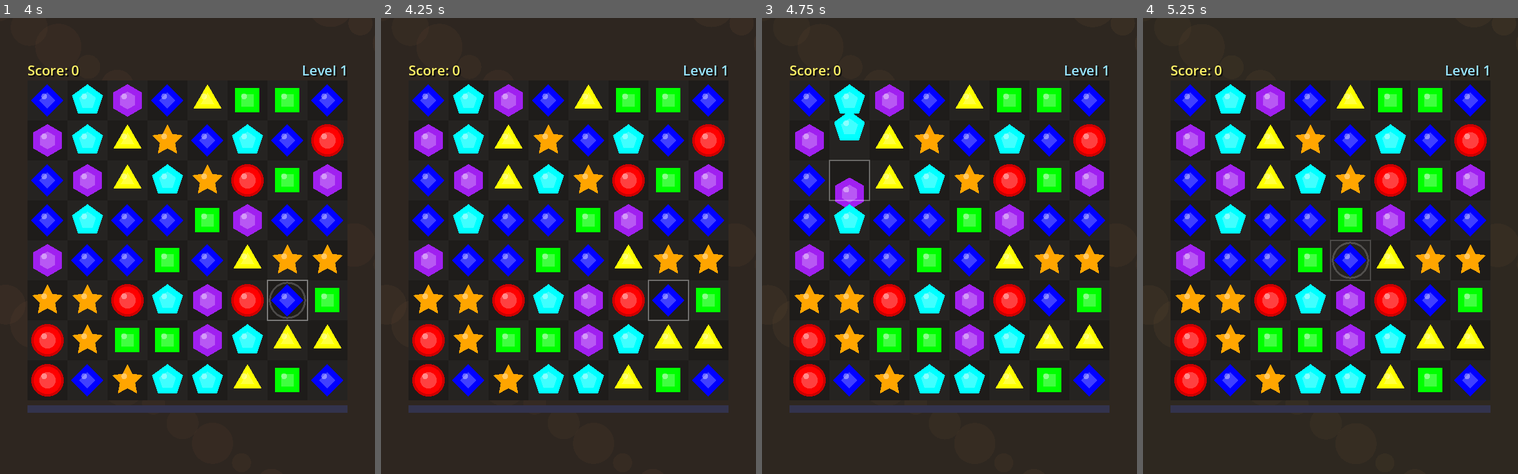
Above: before the commit, frames 1-4 (left to right).
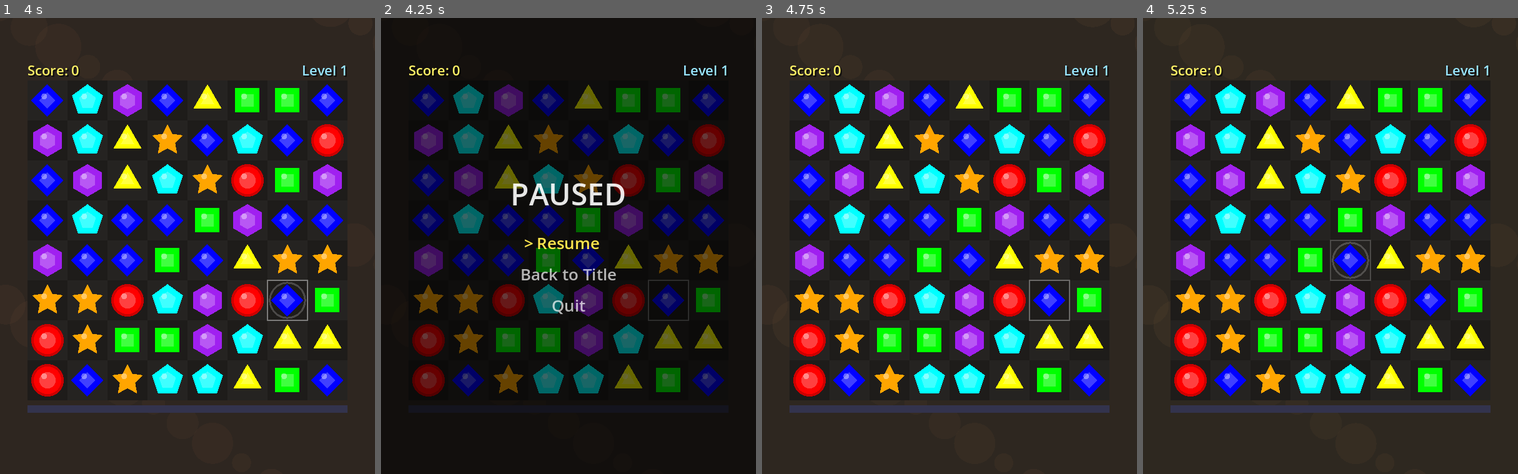
Above: after the commit, the same moments.

Repository: dylanmtaylor/gemmatch
Game: Godot game, scene res://scenes/title.tscn
The game is run twice, just before and just after one commit, with the same random seed, the same clock (stepped at 60 frames per second) and the same inputs.
Inputs (mouse positions are in pixels of both pictures, inside the frame that each line leads up to):
- Up to frame 1 (4 s): tap Enter at 0.5, 0.6, 2.1, 3.6 s; move the mouse to (270, 223) at 0.52 s; hold Right 0.53-1.25 s; click (270, 223) at 0.67 s; tap Space at 0.77, 0.8, 1.07, 2.3, 2.75, 3.77, 3.8 s; drag from (112, 268) to (168, 337) at 1.27 s; move the mouse to (225, 145) at 2.02 s; hold Right 2.03-2.75 s; click (225, 145) at 2.17 s; drag from (168, 337) to (75, 177) at 2.77 s; move the mouse to (300, 314) at 3.52 s; hold Left from 3.53 s (still down); click (300, 314) at 3.67 s
- Up to frame 2 (4.25 s): keep holding Left; tap Space at 4.07 s; tap Escape at 4.15 s
- Up to frame 3 (4.75 s): release Left at 4.25 s; drag from (837, 177) to (893, 132) at 4.27 s
- Up to frame 4 (5.25 s): move the mouse to (1349, 246) at 5.02 s; hold Down from 5.03 s (still down); tap Enter at 5.1 s; click (1349, 246) at 5.17 s

Frame 1 is identical in both runs. In frame 2, 62% of the frame differs, in the area x 0-100%, y 0-100%; in frame 3, 1.3%; in frame 4, less than 0.1%.

Commit message:
Add pause menu

Diff:
--- a/scripts/board.gd
+++ b/scripts/board.gd
@@ -66,6 +66,9 @@
 var demo_timer := 0.0
 var demo_target := Vector2i(-1, -1)
 const DEMO_MOVE_DELAY := 0.25
+var paused := false
+var pause_hover := 0
+const PAUSE_ITEMS: Array[String] = ["Resume", "Back to Title", "Quit"]
 
 @onready var score_label: Label = $"../ScoreLabel"
 @onready var level_label: Label = $"../LevelLabel"
@@ -109,6 +112,9 @@
 # --- Process ---
 func _process(delta: float) -> void:
 	select_pulse += delta * 5.0
+	if paused:
+		queue_redraw()
+		return
 	shake_amount = move_toward(shake_amount, 0.0, delta * 40.0)
 	bg_hue_shift += delta * 0.02
 
@@ -371,12 +377,43 @@
 		var da: float = 0.15 + sin(select_pulse * 0.5) * 0.12
 		draw_string(font, Vector2(GRID_OFFSET.x, GRID_OFFSET.y + GRID_SIZE * CELL_SIZE * 0.5 + 20), "DEMO", HORIZONTAL_ALIGNMENT_CENTER, CELL_SIZE * GRID_SIZE, 64, Color(1, 1, 1, da))
 
+	# Pause overlay
+	if paused:
+		draw_rect(Rect2(Vector2.ZERO, Vector2(600, 730)), Color(0, 0, 0, 0.6))
+		draw_string(font, Vector2(0, 300), "PAUSED", HORIZONTAL_ALIGNMENT_CENTER, 600, 48, Color(1, 1, 1, 0.9))
+		for i in PAUSE_ITEMS.size():
+			var py: float = 370.0 + i * 50.0
+			var c := Color(1, 1, 1, 0.7)
+			if pause_hover == i:
+				c = Color(1, 0.9, 0.3, 1.0)
+				var arrow_x: float = 300.0 - font.get_string_size(PAUSE_ITEMS[i], HORIZONTAL_ALIGNMENT_LEFT, -1, 26).x * 0.5 - 20.0
+				draw_string(font, Vector2(arrow_x, py), ">", HORIZONTAL_ALIGNMENT_LEFT, -1, 26, c)
+			draw_string(font, Vector2(0, py), PAUSE_ITEMS[i], HORIZONTAL_ALIGNMENT_CENTER, 600, 26, c)
+
 # --- Input (click + drag) ---
 func _input(event: InputEvent) -> void:
 	if demo_mode:
 		if (event is InputEventMouseButton and event.pressed) or (event is InputEventKey and event.pressed):
 			get_tree().change_scene_to_file("res://scenes/title.tscn")
 		return
+
+	# Pause menu input
+	if paused:
+		if event is InputEventKey and event.pressed:
+			match event.keycode:
+				KEY_UP, KEY_W: pause_hover = posmod(pause_hover - 1, PAUSE_ITEMS.size())
+				KEY_DOWN, KEY_S: pause_hover = posmod(pause_hover + 1, PAUSE_ITEMS.size())
+				KEY_ENTER, KEY_SPACE: _activate_pause(pause_hover)
+				KEY_ESCAPE: paused = false
+		if event is InputEventMouseButton and event.button_index == MOUSE_BUTTON_LEFT and event.pressed:
+			_activate_pause(pause_hover)
+		if event is InputEventMouseMotion:
+			for i in PAUSE_ITEMS.size():
+				var py: float = 370.0 + i * 50.0
+				if event.position.x > 150 and event.position.x < 450 and event.position.y > py - 25 and event.position.y < py + 10:
+					pause_hover = i
+		return
+
 	if animating:
 		return
 	if no_moves:
@@ -401,7 +438,8 @@
 					selected = Vector2i(-1, -1)
 				return
 			KEY_ESCAPE:
-				selected = Vector2i(-1, -1)
+				paused = true
+				pause_hover = 0
 				return
 		if dir != Vector2i.ZERO:
 			if selected != Vector2i(-1, -1):
@@ -890,6 +928,12 @@
 					if not m.is_empty():
 						return true
 	return false
+
+func _activate_pause(idx: int) -> void:
+	match idx:
+		0: paused = false
+		1: get_tree().change_scene_to_file("res://scenes/title.tscn")
+		2: get_tree().quit()
 
 func _restart() -> void:
 	no_moves = false
Binary file added: screenshots/howtoplay.png
Not shown, changed: README.md
